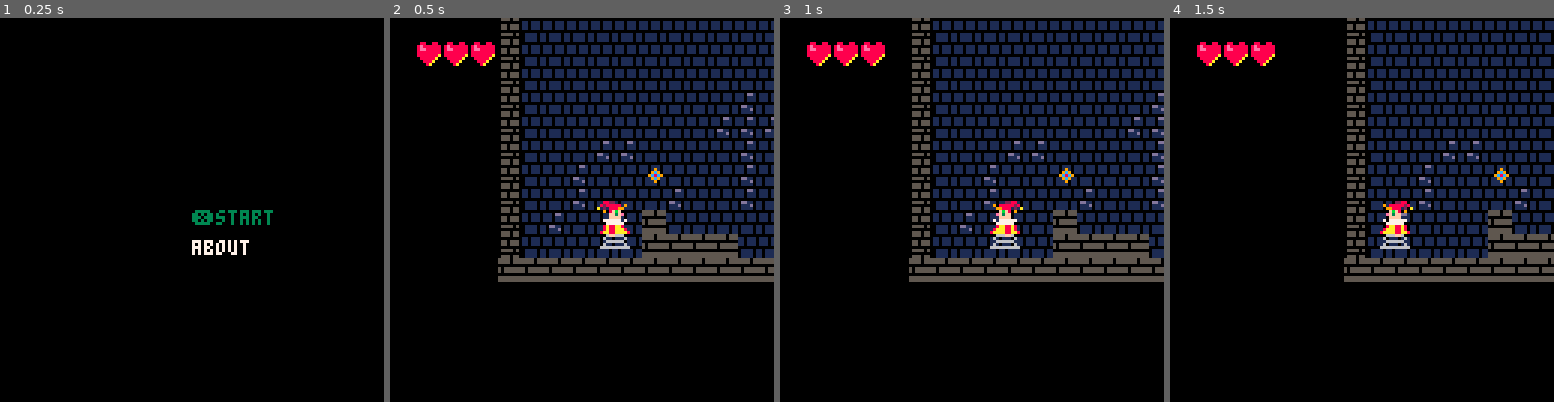
Above: before the commit, frames 1-4 (left to right).
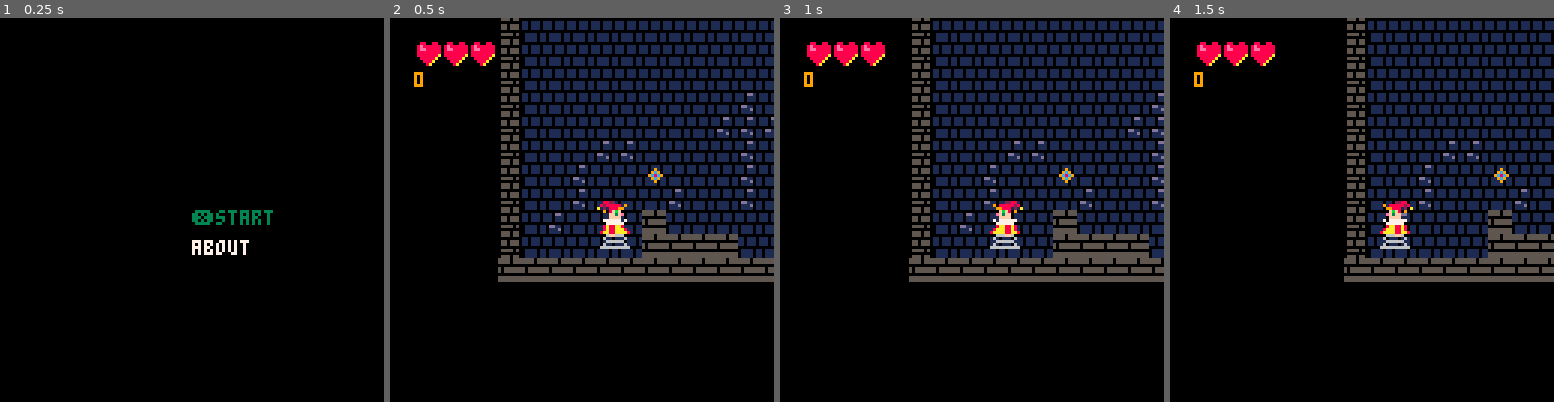
Above: after the commit, the same moments.

Repository: scorp66/pico
Game: PICO-8 cartridge jack_1_4.p8
Two runs of this game, one before a commit and one after it. Both use one fixed random seed, a clock stepped at 60 frames per second and the inputs below.
Inputs:
- Up to frame 1 (0.25 s): no input
- Up to frame 2 (0.5 s): tap X (X key) at 0.33 s
- Up to frame 3 (1 s): no input
- Up to frame 4 (1.5 s): tap X (X key) at 1.07 s

Frame 1 is identical in both runs. In frame 2, less than 0.1% of the frame differs, in the area x 6-9%, y 14-18%; in frame 3, less than 0.1%; in frame 4, less than 0.1%.

Commit message:
coins and hearts are collectable!

Diff:
--- a/jack_1_4.p8
+++ b/jack_1_4.p8
@@ -8,6 +8,7 @@
 col = {} -- colide position
 max_colide_count = 2
 hero.hp = 3
+hero.coins = 0;
 hero.x = 3*8
 hero.y = 61*8
 movement.x = hero.x
@@ -113,25 +114,29 @@
 
 
 --collect chek
---cur_cell = 0
---curr_cor = {}
-
---if(hero.sx > 0) then
---curr_cor.x = hero.x/8
---else
---curr_cor.x = hero.x/8
---end
---curr_cor.y = hero.y/8+1
-
---cur_cell = mget(curr_cor.x,curr_cor.y)
-
---if (cell_in_arr(cur_cell,
-           --sprires_heart)) then
-   --delete_from_arr(heart_arr,
-                  -- curr_cor.x,curr_cor.y)
-   --mset(curr_cor.x,curr_cor.y,68)
-   --hero.hp +=1
---end
+cur_cell = 0
+curr_cor = {}
+
+if(hero.sx > 0) then
+curr_cor.x = flr(hero.x/8)+2
+else
+curr_cor.x = flr(hero.x/8)+1
+end
+curr_cor.y = flr(hero.y/8)+1
+
+cur_cell = mget(curr_cor.x,curr_cor.y)
+
+if (cell_in_arr(cur_cell,sprires_heart)) then
+   delete_from_h_arr(curr_cor.x,curr_cor.y)
+   mset(curr_cor.x,curr_cor.y,68)
+   hero.hp +=1
+end
+
+if (cell_in_arr(cur_cell,sprites_coin)) then
+   delete_from_c_arr(curr_cor.x,curr_cor.y)
+   mset(curr_cor.x,curr_cor.y,68)
+   hero.coins +=5
+end
 
 
 
@@ -691,20 +696,34 @@
 end
 
 
-function delete_from_arr(arr,x,y)
+function delete_from_h_arr(x,y)
  local temp_arr = {};
  local ind = 1;
- for i=1,#arr, 3 do
-  if(arr[i] != x or
-     arr[i+1] != y) then
-     heart_arr = {}
-     --temp_arr[ind] = arr[i]
-     --temp_arr[ind+1] = arr[i+1]
-     --temp_arr[ind+2] = arr[i+2]
-     --ind += 3
-  end
- end
- --arr = temp_arr
+ for i=1,#heart_arr, 3 do
+  if(heart_arr[i] != x or
+     heart_arr[i+1] != y) then
+     temp_arr[ind] = heart_arr[i]
+     temp_arr[ind+1] = heart_arr[i+1]
+     temp_arr[ind+2] = heart_arr[i+2]
+     ind += 3
+  end
+ end
+ heart_arr = temp_arr
+end
+
+function delete_from_c_arr(x,y)
+ local temp_arr = {};
+ local ind = 1;
+ for i=1,#coin_arr, 3 do
+  if(coin_arr[i] != x or
+     coin_arr[i+1] != y) then
+     temp_arr[ind] = coin_arr[i]
+     temp_arr[ind+1] = coin_arr[i+1]
+     temp_arr[ind+2] = coin_arr[i+2]
+     ind += 3
+  end
+ end
+ coin_arr = temp_arr
 end
 
 
@@ -785,8 +804,7 @@
 end
 
 
---print(cur_cell, hero.x+8,hero.y-8)
---print(hero.y/8+1, hero.x+8,hero.y-16)
+draw_hero_coins()
 _draw_hero()
 draw_hero_hp()
 
@@ -902,6 +920,13 @@
  return result;
 end
 
+
+
+function draw_hero_coins()
+  print(hero.coins,hero.x-56,
+               hero.y-46,9)
+
+end
 __gfx__
 0000882200000000000a000000000000000000000000000000000000000000000000000000000000000000000000000008800880088008800000000000000000
 0008288888090000000088220000000000008822000000000000000000000000000000000000000000000000000000008e8888888e8888881101110111011101
@@ -1005,7 +1030,7 @@
 44444414444444444444444444444444444444444444444444444444444444444444444444444444444444444444444444444444444444444444444444444415
 15444444444444444444444444444444444444444444444444444444444444441444144444441544444444444444444444444444444444444444444444444444
 44444414144444444444444444444444444444444444444444444444444444444444444444444444444444444444444444444444444444444444444444444415
-1544444444444444444444444415444444c14444444444c144444444444444444444441444441544444444444444441444444444444444444444444444444444
+1544444444444444444444444415444444c14444444444c1444444d0444444444444441444441544444444444444441444444444444444444444444444444444
 44444444141444444444444444444444444444444444444444444444444444444444444444444444444444444444444444444444444444444444444444444415
 15040404070707070404040404044444040404444444040404444404040404044444444414441544444444444444444444444444444444441414144444444444
 44444444441414444444444444444444444444444444444444444444444444444444444444444444444444444444444444444444444444444444444444444415
@@ -1027,7 +1052,7 @@
 44144444444444444444444444444444444444444444444444444444444444444444444444444444444444444444444444444444444444444444444444444444
 15441444444404444444444444444444444444444414441414144444144444444414144414441544444444444444444444444444444444444444444444144444
 44444444444444444444444444444444444444444444444444444444444444444444444444444444444444444444444444444444444444444444444444444444
-1544444444440404040444444444444444144444444444444444444444d044044444444444441544444444444444444444444444444444444444444444444444
+1544444444440404040444444444444444144444d044444444444444444444044444444444441544444444444444444444444444444444444444444444444444
 44444444444444444444444444444444444444444444444444444444444444444444444444444444444444444444444444444444444444444444444444444444
 04040404040404040404040404040404040404040404040404040404040404040404040404040444444444444444444444444444444444444444444444444444
 44444444444444444444444444444444444444444444444444444444444444444444444444444444444444444444444444444444444444444444444444444444
